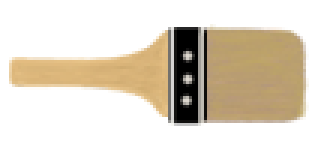
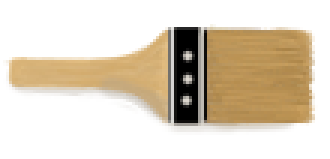
Layer changes from the first 330 x 159 image to the second:
painted on "Rectangle 2" over (x1=93, y1=27, x2=318, y2=135)
painted on "Rectangle 1" over (x1=3, y1=27, x2=312, y2=135)
